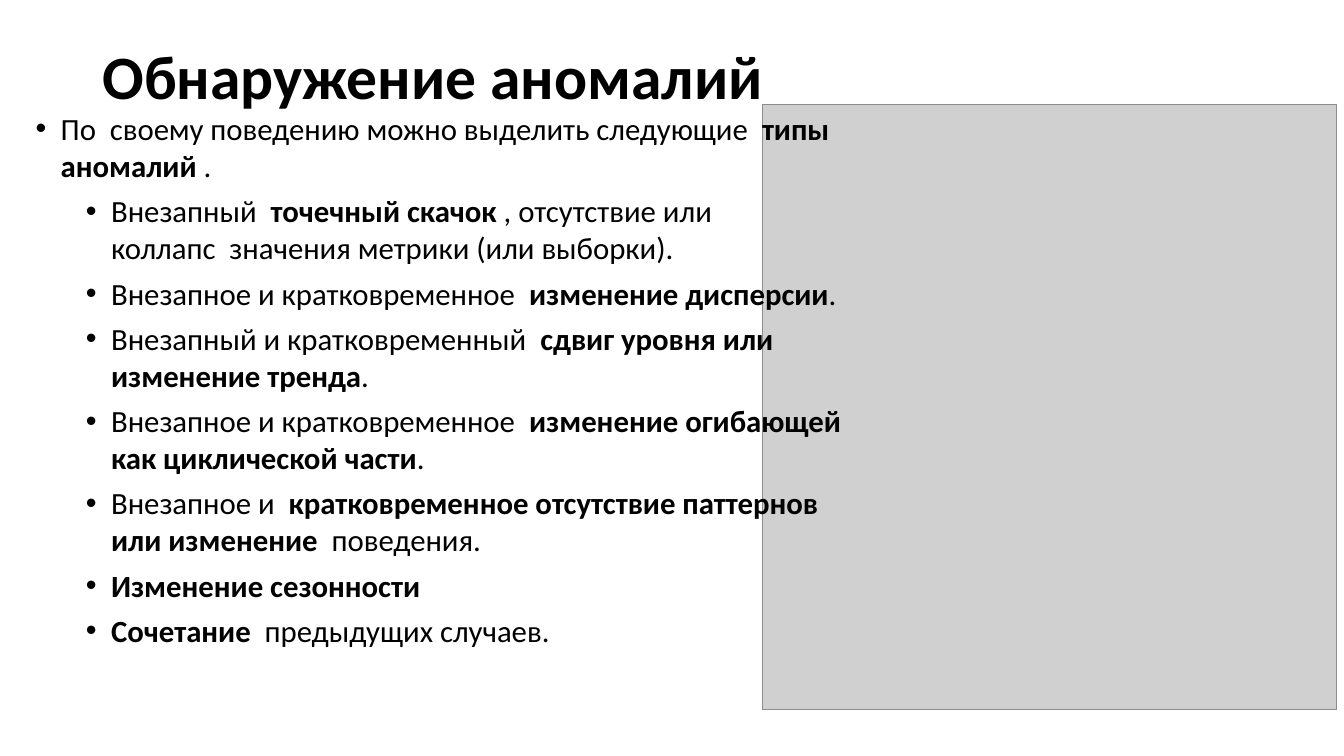
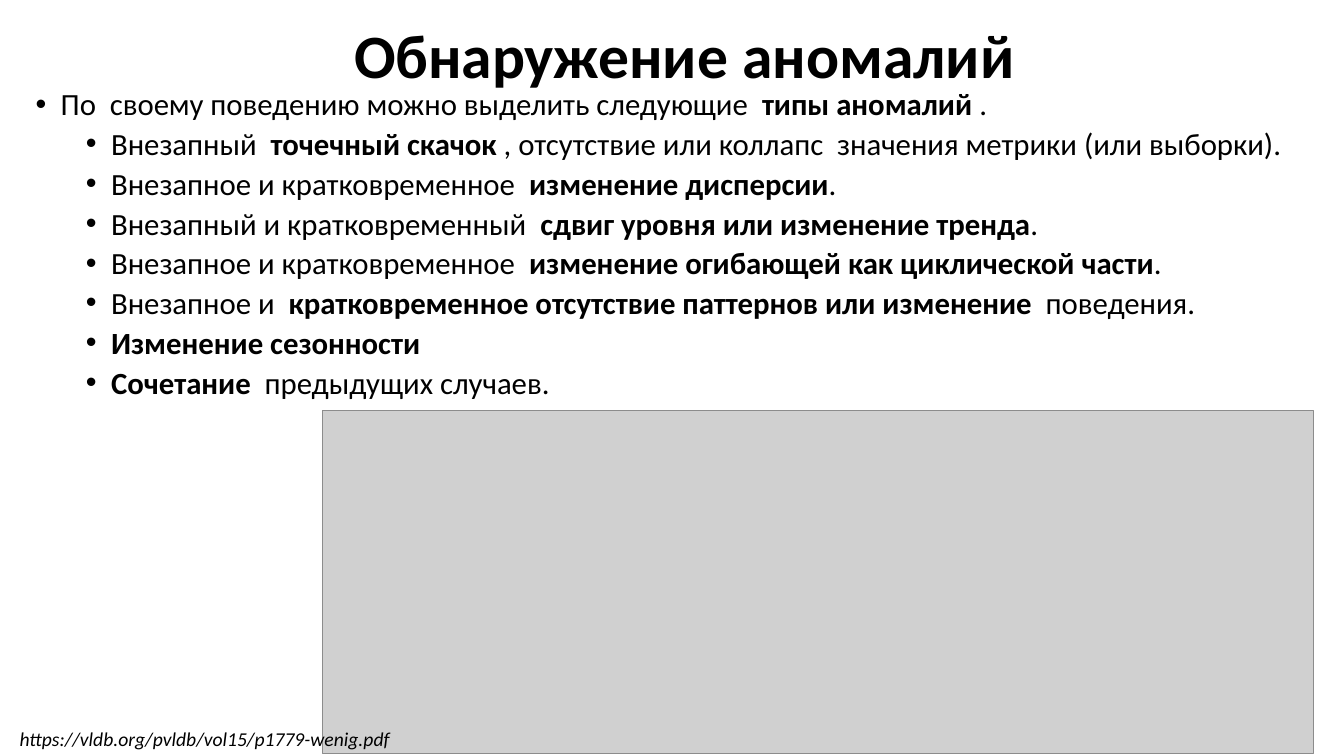
Before and after one commit to MVRonkin/TimeSeriesCourse, a slide deck: slide 5 of 2025/LEC/06-2 Обнаружение аномалий.pptx. Drawn at 1344x756 pixels with LibreOffice and Linux fonts; fonts in the diff are those of the drawing; grey boxes stand for pictures. Boxes give left, top, right and bottom in pixels: in the first picture for what was removed or moved away, otherwise in the second. Text is boxed around its words. In the diff, an @@ line names an element or a change of style, - is before the commit and + after.

```diff
--- a/2025/LEC/06-2 Обнаружение аномалий.pptx
+++ b/2025/LEC/06-2 Обнаружение аномалий.pptx
@@ title "Обнаружение аномалий" moved from (x1=102, y1=56, x2=763, y2=114) to (x1=354, y1=35, x2=1014, y2=88) @@
@@ title "Обнаружение аномалий" at (x1=354, y1=35, x2=1014, y2=88): alignment left to centre @@
@@ text "По своему поведению можно выделить ..." moved from (x1=61, y1=114, x2=841, y2=647) to (x1=61, y1=94, x2=1281, y2=399) @@
@@ text "По своему поведению можно выделить ..." at (x1=61, y1=94, x2=1281, y2=399): less space between paragraphs @@
@@ picture removed at (x1=762, y1=105, x2=1337, y2=710) @@
@@ picture added at (x1=323, y1=410, x2=1314, y2=753) @@
@@ text added at (x1=20, y1=730, x2=390, y2=752), 14 pt, text #000000, italic @@
+https://vldb.org/pvldb/vol15/p1779-wenig.pdf
```
Also in this commit, not shown: 8 other slides changed, 2 slides added, 2 slides removed.
